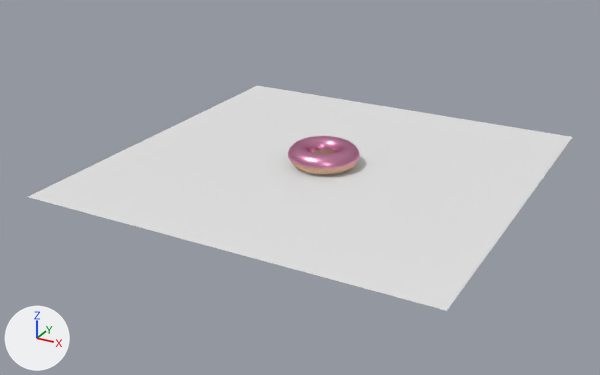
Two versions of the Blender file 16_blender/donut.blend, one commit apart.
Both versions are drawn from a 50 mm camera at (14.0, -27.5, 12.5) aimed at (-0.3, -1.3, -0.6). Lighting does not change. The marker at lower left points along +X, +Y and +Z.
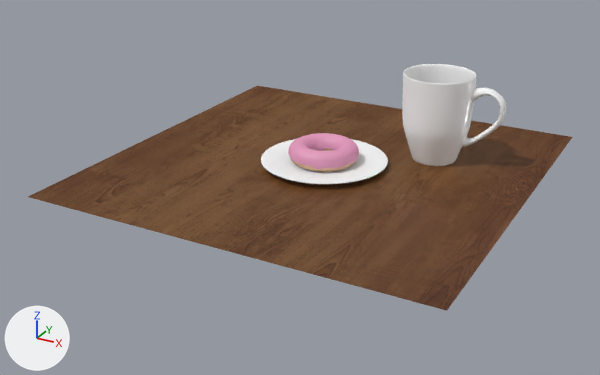
Diff of the bpy script that builds the scene:
```diff
--- a/16_blender/donut.blend.py
+++ b/16_blender/donut.blend.py
@@ img_wood_loft_jpg @@
+img_wood_loft_jpg = load_image('wood_loft.jpg', 'wood/wood_loft.jpg', 1418, 2048, 'sRGB')
@@ mat_material_002 @@
 _N = mat_material_002.node_tree.nodes; _L = mat_material_002.node_tree.links
+n2 = _N.new('ShaderNodeMixShader'); n2.name = 'Mix Shader'
+n2.inputs[0].default_value = 0.1  # 'Factor'
 n0 = _N.new('ShaderNodeOutputMaterial'); n0.name = 'Material Output'
@@ mat_material_002 @@
 n1 = _N.new('ShaderNodeBsdfAnisotropic'); n1.name = 'Glossy BSDF'
 n1.distribution = 'GGX'
-n1.inputs[0].default_value = (0.8, 0.323, 0.519, 1.0)  # 'Color', pink #e79abf
-n1.inputs[1].default_value = 0.338  # 'Roughness'
-_L.new(n1.outputs[0], n0.inputs[0])  # 'BSDF' to 'Surface'
+n1.inputs[1].default_value = 0.548  # 'Roughness'
+n3 = _N.new('ShaderNodeBsdfDiffuse'); n3.name = 'Diffuse BSDF'
+n3.inputs[0].default_value = (0.8, 0.323, 0.519, 1.0)  # 'Color', pink #e79abf
+n3.inputs[1].default_value = 0.115  # 'Roughness'
+_L.new(n1.outputs[0], n2.inputs[2])  # 'BSDF' to 'Shader'
+_L.new(n2.outputs[0], n0.inputs[0])  # 'Shader' to 'Surface'
+_L.new(n3.outputs[0], n2.inputs[1])  # 'BSDF' to 'Shader'
@@ mat_material_005 @@
+mat_material_005 = bpy.data.materials.new('Material.005')
+# uses the picture img_wood_loft_jpg
@@ mat_material_003 @@
+mat_material_003 = bpy.data.materials.new('Material.003')
+# nodes: BsdfAnisotropic, BsdfDiffuse, MixShader, OutputMaterial
+# colours: white #ffffff
@@ mat_material_004 @@
+mat_material_004 = bpy.data.materials.new('Material.004')
+# nodes: BsdfAnisotropic, BsdfDiffuse, MixShader, OutputMaterial
+# colours: white #ffffff
@@ me_plane @@
 me_plane.from_pydata(...)  # 4 vertices, 1 face; spans x -1.0..1.0, y -1.0..1.0, z 0.0
+me_plane.materials.append(mat_material_005)
@@ me_cylinder_002 @@
+me_cylinder_002.from_pydata(...)  # 276 vertices, 264 faces; spans x -1.45..2.78, y -1.45..1.45, z -2.11..1.45
+me_cylinder_002.polygons.foreach_set('use_smooth', [True] * 264)
+me_cylinder_002.materials.append(mat_material_003)
@@ me_circle @@
+me_circle.from_pydata(...)  # 192 vertices, 161 faces; spans x -4.34..4.42, y -4.38..4.38, z 0.0..0.34
+me_circle.materials.append(mat_material_004)
@@ ob_torus_001 @@
 ob_torus_001 = bpy.data.objects.new('Torus.001', me_torus_001)
-ob_torus_001.location = (0.0, 0.0, 0.37)
+ob_torus_001.location = (0.0, 0.0, 0.49)
 _m = ob_torus_001.modifiers.new('Solidify', 'SOLIDIFY')
@@ ob_torus @@
 ob_torus = bpy.data.objects.new('Torus', me_torus)
-ob_torus.location = (0.0, 0.0, 0.39)
+ob_torus.location = (0.0, 0.0, 0.51)
 _m = ob_torus.modifiers.new('Subsurf', 'SUBSURF')
@@ ob_cylinder_001 @@
+ob_cylinder_001 = bpy.data.objects.new('Cylinder.001', me_cylinder_002)
+ob_cylinder_001.location = (3.61, 2.78, 2.1)
+ob_cylinder_001.rotation_euler = (0.0, 0.0, 0.173)  # degrees (0, 0, 10)
+_m = ob_cylinder_001.modifiers.new('Subsurf', 'SUBSURF')
+_m.levels = 2
@@ ob_circle @@
+ob_circle = bpy.data.objects.new('Circle', me_circle)
+ob_circle.location = (0.0, 0.0, 0.02)
+ob_circle.scale = (0.579, 0.579, 0.579)
+_m = ob_circle.modifiers.new('Solidify', 'SOLIDIFY')
+_m.thickness = 0.076
+_m.nonmanifold_thickness_mode = 'FIXED'
+_m.nonmanifold_merge_threshold = 0.0003
+_m = ob_circle.modifiers.new('Subsurf', 'SUBSURF')
+_m.levels = 2
```

Location of each change, [x1, y1, x2, y2] in pixels of the pictures (600 x 375 px):
'Plane', recoloured (white to brown)
    both: [28, 86, 572, 311]
'Cylinder.001', added
    after: [402, 64, 506, 166]
'Circle', added
    after: [261, 139, 388, 184]
'Torus.001', recoloured, moved
    before: [288, 136, 360, 169]
    after: [288, 133, 359, 169]
'Torus', moved
    before: [290, 150, 358, 175]
    after: [291, 148, 357, 172]
